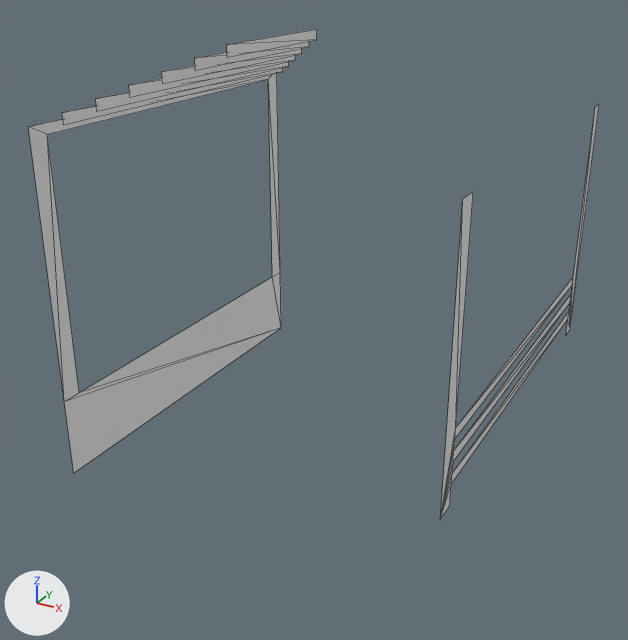
A saved change to the OBJ model GenWorldGame/Assets/Voxels/Arbor.obj.
Camera for both pictures: a camera (50 mm lens) standing at (3.59, -7.23, 4.84) and looking at (-0.18, -0.39, 1.41). The axes (+X, +Y, +Z) are drawn at lower left. The lights are the same throughout. Mesh edges are drawn as thin lines. Where no turn or scale is listed for an object, it has been applied to the vertices.

Objects in the first picture: 'Untitled'.
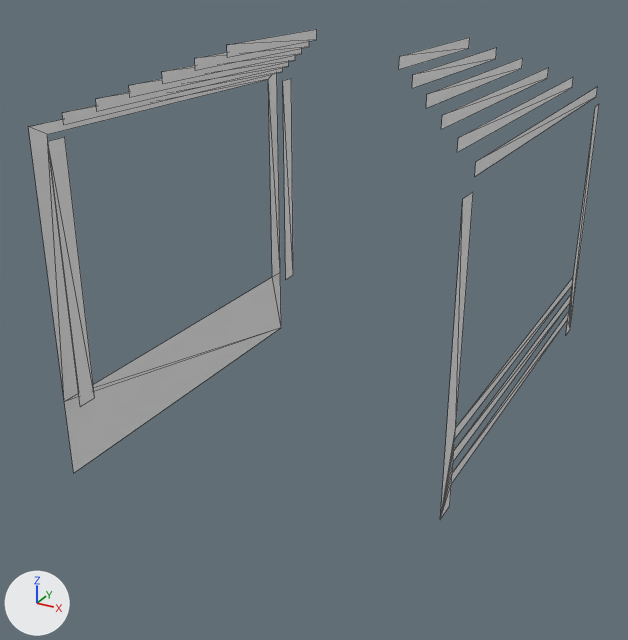
Commit message: ARM: S3C64XX: Use fixed IRQ bases to avoid conflicts on Cragganmore

Where the change shows, as pixel boxes (x1, y1, x2, y2) in the pictures (628 x 640 px):
part 1 of me_untitled, added
    after: (399, 37, 470, 69)
part 2 of me_untitled, added
    after: (412, 48, 497, 88)
part 3 of me_untitled, added
    after: (426, 58, 523, 108)
part 4 of me_untitled, added
    after: (441, 68, 548, 129)
part 5 of me_untitled, added
    after: (457, 78, 573, 152)
part 6 of me_untitled, added
    after: (475, 86, 598, 176)
part 7 of me_untitled, added
    after: (48, 79, 293, 407)

Patch to the scene script:
```diff
--- a/GenWorldGame/Assets/Voxels/Arbor.obj.py
+++ b/GenWorldGame/Assets/Voxels/Arbor.obj.py
@@ me_untitled @@
 me_untitled.from_pydata(...)  # 55 vertices, 44 faces; spans x -2.0..1.8, y -2.0..2.0, z 0.0..4.0
 # used by ob_untitled; location = (0.0, 0.0, 0.0)
 # verts and faces of me_untitled; kept vertices keep their numbers, new ones are numbered from 55
 # before: 54 (-1.8, -2.0, 0.8)
+# me_untitled part 1: the loose piece of 4 vertices spanning x -0.8, y -0.8..0.8, z 3.9..4.0 is copied, and the copy is moved by (1.6, 0.0, 0.0); it spans x 0.8, y -0.8..0.8, z 3.9..4.0
+# me_untitled part 2: the loose piece of 4 vertices spanning x -1.0, y -1.0..1.0, z 3.8..3.9 is copied, and the copy is moved by (2.0, 0.0, 0.0); it spans x 1.0, y -1.0..1.0, z 3.8..3.9
+# me_untitled part 3: the loose piece of 4 vertices spanning x -1.2, y -1.2..1.2, z 3.7..3.8 is copied, and the copy is moved by (2.4, 0.0, 0.0); it spans x 1.2, y -1.2..1.2, z 3.7..3.8
+# me_untitled part 4: the loose piece of 4 vertices spanning x -1.4, y -1.4..1.4, z 3.6..3.7 is copied, and the copy is moved by (2.8, 0.0, 0.0); it spans x 1.4, y -1.4..1.4, z 3.6..3.7
+# me_untitled part 5: the loose piece of 4 vertices spanning x -1.6, y -1.6..1.6, z 3.5..3.6 is copied, and the copy is moved by (3.2, 0.0, 0.0); it spans x 1.6, y -1.6..1.6, z 3.5..3.6
+# me_untitled part 6: the loose piece of 4 vertices spanning x -1.8, y -1.8..1.8, z 3.4..3.5 is copied, and the copy is moved by (3.6, 0.0, 0.0); it spans x 1.8, y -1.8..1.8, z 3.4..3.5
+# me_untitled part 7
+verts[55] = (-1.8, 1.8, 0.8)  # pixel (285, 279)
+verts[56] = (-1.8, -2.0, 3.3)  # pixel (47, 141)
+verts[57] = (-1.8, 1.8, 3.3)  # pixel (282, 80)
+for new, old in zip([*range(58, 62)], [*range(54, 58)]): verts[new] = verts[old] + (0.0, 0.2, 0.0)
+faces += [(54, 58, 56), (56, 58, 60), (55, 59, 57), (57, 59, 61)]
 me_untitled.materials.append(mat_palette)
```
